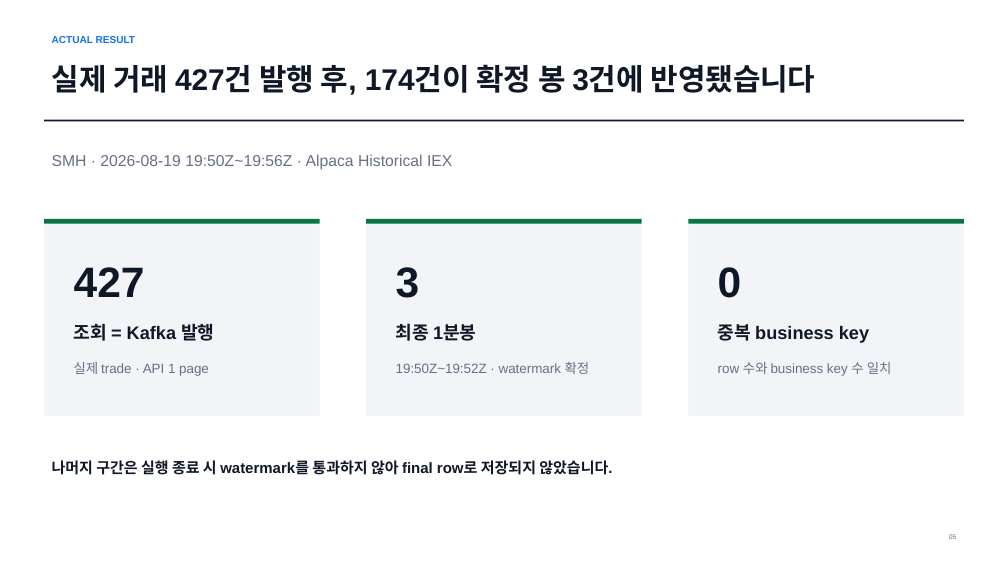
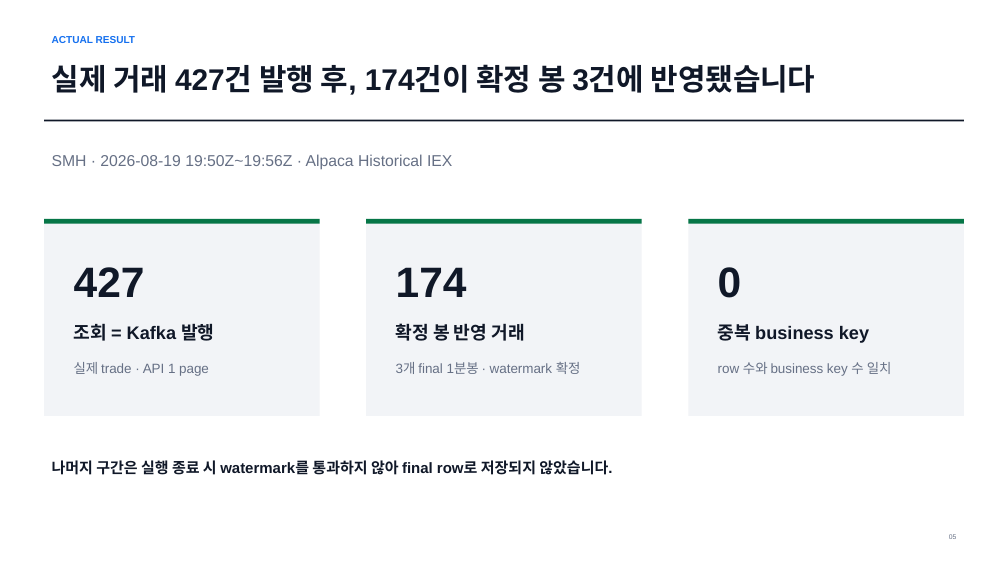
Before and after one commit to hjh6709/us-market-intelligence-pipeline, a slide deck: slide 5 of docs/presentation/us-market-pipeline-assignment.pptx. Drawn at 1008x567 pixels with LibreOffice and Linux fonts; fonts in the diff are those of the drawing. Boxes give left, top, right and bottom in pixels: in the first picture for what was removed or moved away, otherwise in the second. Text is boxed around its words. In the diff, an @@ line names an element or a change of style, - is before the commit and + after.

Commit message:
feat: build CPI event study and finalize Kafka Spark assignment

```diff
--- a/docs/presentation/us-market-pipeline-assignment.pptx
+++ b/docs/presentation/us-market-pipeline-assignment.pptx
@@ text at (x1=396, y1=267, x2=467, y2=297): text changed @@
-3
+174
@@ text at (x1=396, y1=323, x2=524, y2=341): text changed @@
-최종 1분봉
+확정 봉 반영 거래
@@ text at (x1=396, y1=362, x2=581, y2=374): text changed @@
-19:50Z~19:52Z · watermark 확정
+3개 final 1분봉 · watermark 확정
```
Also in this commit, not shown: 5 other slides changed, 45 other files.
